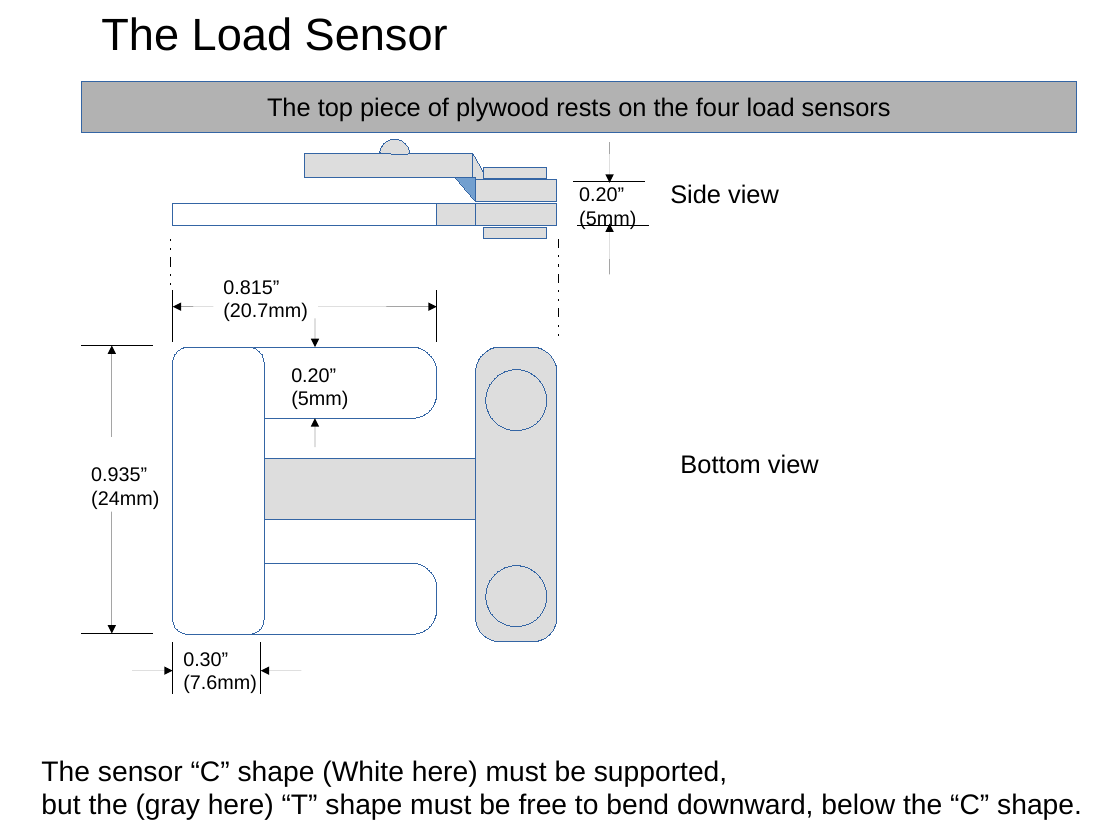
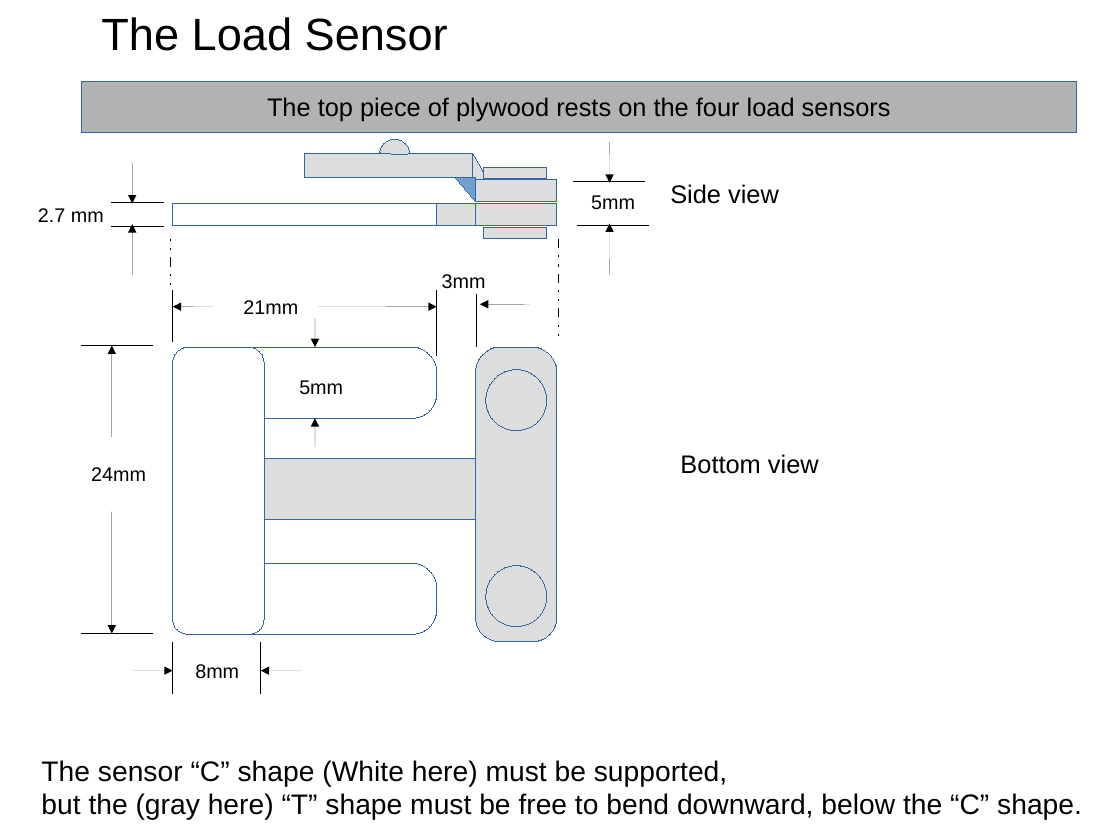
Before and after one commit to bneedhamia/CurieBLEWeightMonitor, a slide deck: slide 1 of MechanicalNotes.odp. Drawn at 1120x840 pixels with LibreOffice and Linux fonts; fonts in the diff are those of the drawing. Boxes give left, top, right and bottom in pixels: in the first picture for what was removed or moved away, otherwise in the second. Text is boxed around its words. In the diff, an @@ line names an element or a change of style, - is before the commit and + after.

```diff
--- a/MechanicalNotes.odp
+++ b/MechanicalNotes.odp
@@ arrow added from (132, 163) to (132, 203), #000000 0 pt @@
@@ text added at [38,208,104,222], 14 pt, text #000000 @@
+2.7 mm
@@ line added from (163, 202) to (112, 202), #000000 0 pt @@
@@ text at [591,195,635,210]: text changed @@
-0.20”
-(5mm)
+5mm
@@ line added from (163, 227) to (112, 227), #000000 0 pt @@
@@ arrow added from (132, 275) to (132, 225), #000000 0 pt @@
@@ line moved from (437, 341) - (437, 291) to (437, 356) - (437, 291) @@
@@ text added at [442,274,486,289], 14 pt, text #000000 @@
+3mm
@@ line added from (477, 347) to (477, 295), #000000 0 pt @@
@@ text at [243,300,298,314]: text changed @@
-0.815”
-(20.7mm)
+21mm
@@ arrow added from (530, 304) to (480, 304), #000000 0 pt @@
@@ text at [299,380,343,395]: text changed @@
-0.20”
-(5mm)
+5mm
@@ text at [91,467,146,481]: text changed @@
-0.935”
-(24mm)
+24mm
@@ text at [195,664,239,679]: text changed @@
-0.30”
-(7.6mm)
+8mm
```
Also in this commit, not shown: 1 other slide changed, 3 other files.
